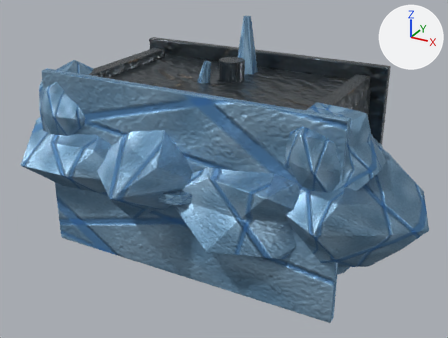
An edit to the Blender file source/aetherfall_ice_planet.blend, drawn before and after from the same camera.
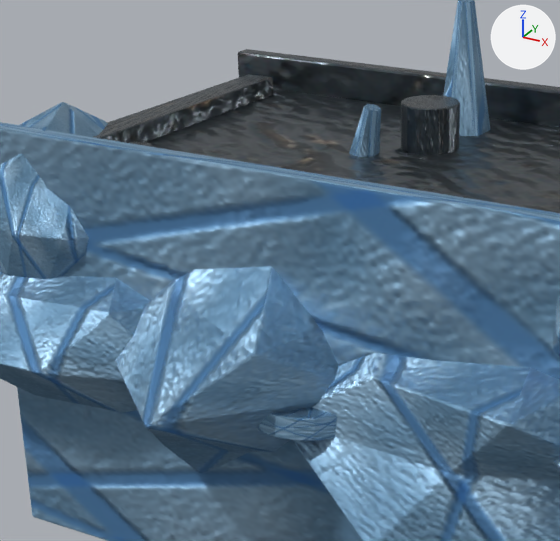
Each version is shown whole from a camera (50 mm lens) standing at (14.1, -21.3, 12.2) and looking at (0.1, 4.1, -0.5), then close up on the part from 11% to 64% of the width and 5% to 73% of the height. Arrows for +X, +Y and +Z are at upper right; the lights stay in place. The older version's two pictures come first.

In view in the first close-up: 'ArchiveButtress_-5.9', 'ArchiveFoundation', 'ArchiveIceClampWest', 'ArchiveRearShell', 'ArchiveRoof', 'FrozenAnchor_-5.0', 'FrozenAnchor_1.8', 'GlacierMassA', 'GlacierMassB', 'GlacierMassC', 'PylonBase', 'PylonShaft', 'SpireShard_0', 'SpireShard_1' and 2 more.
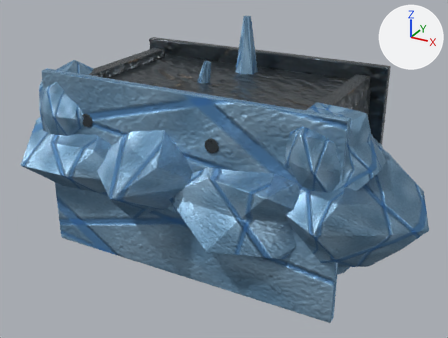
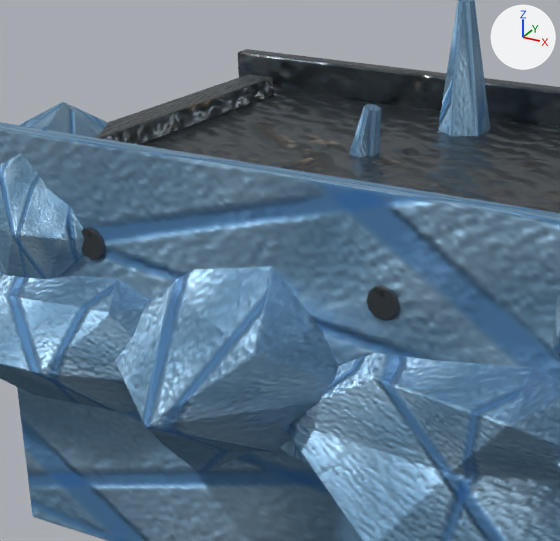
Changed parts and their boxes (x1, y1, x2, y2) in the close-ups (560 x 541 px):
'PylonShaft', turned (not visible afterwards): before (401, 95, 460, 155)
'PylonBase', turned: before (257, 408, 337, 441); after (280, 439, 308, 463)
'FrozenAnchor_1.8', turned (mostly hidden before): before (414, 188, 443, 194); after (366, 285, 400, 321)
'FrozenAnchor_-5.0', turned (mostly hidden before): before (129, 142, 153, 147); after (81, 227, 105, 260)

What changed in the scene script:
```text
Change ob_frozenanchor__5_0:
    ob_frozenanchor__5_0.rotation_euler: (0.0, 0.0, 0.0) -> (1.571, 0.0, 0.0)  # degrees (0, 0, 0) -> degrees (90, 0, 0)
Change ob_frozenanchor_1_8:
    ob_frozenanchor_1_8.rotation_euler: (0.0, 0.0, 0.0) -> (1.571, 0.0, 0.0)  # degrees (0, 0, 0) -> degrees (90, 0, 0)
Change ob_pylonbase:
    ob_pylonbase.rotation_euler: (0.0, 0.0, 0.0) -> (1.571, 0.0, 0.0)  # degrees (0, 0, 0) -> degrees (90, 0, 0)
Change ob_pylonshaft:
    ob_pylonshaft.rotation_euler: (0.0, 0.0, 0.0) -> (1.571, 0.0, 0.0)  # degrees (0, 0, 0) -> degrees (90, 0, 0)
```
